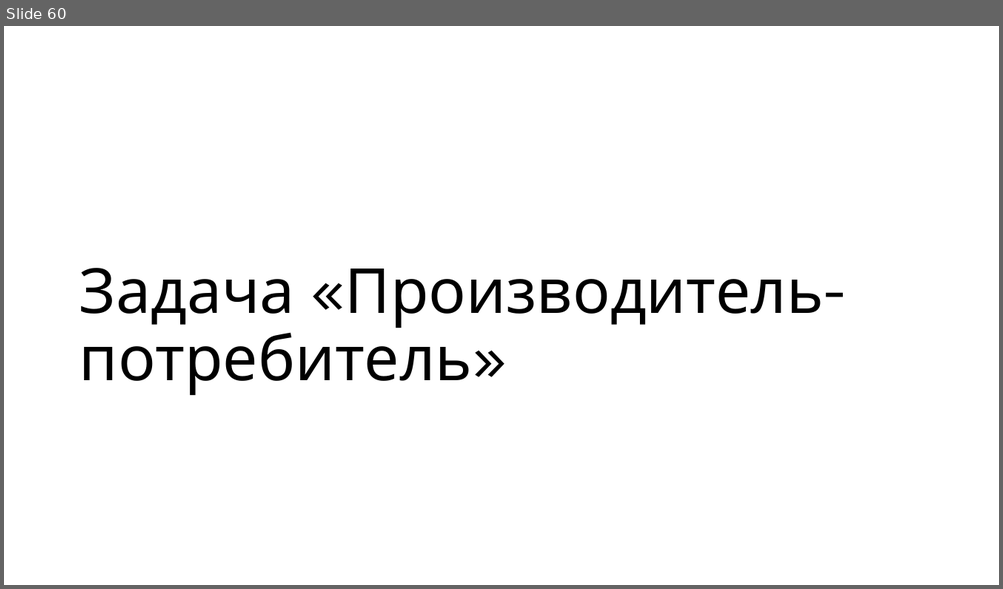
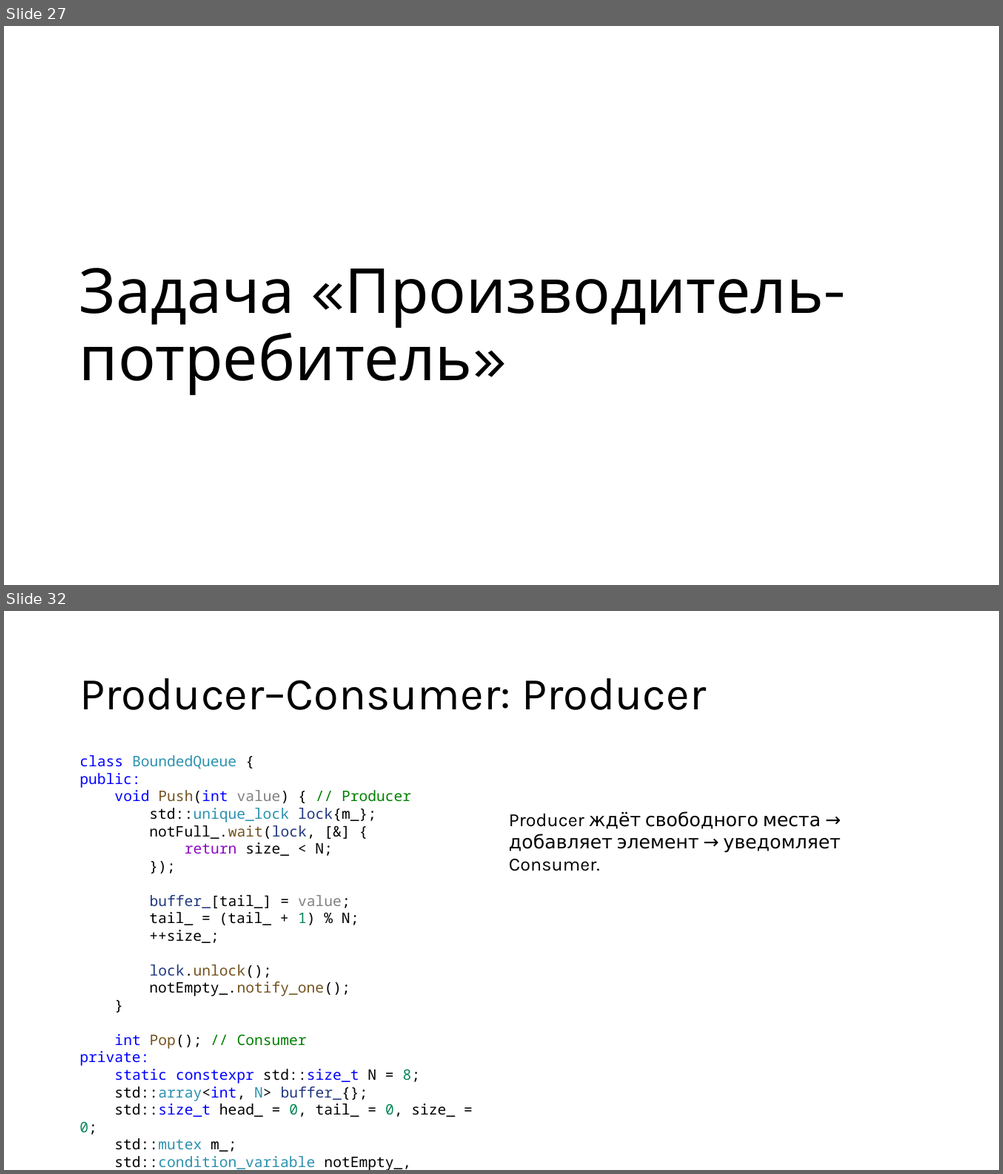
Before and after one commit to alexey-malov/os-course, a slide deck: lectures/05/Синхронизация и межпроцессная коммуникация.pptx. Shown one above the other, each under a label of ours: slide 60 before the commit, slides 27 and 32 after it; the slides between them are not shown. The pictures are 1003x589 and 1003x1174 pixels, drawn with LibreOffice and Linux fonts; fonts in the diff are those of the drawing. Boxes give left, top, right and bottom in pixels: in the first picture for what was removed or moved away, otherwise in the second. Text is boxed around its words. In the diff, an @@ line names an element or a change of style, - is before the commit and + after.

```diff
--- a/lectures/05/Синхронизация и межпроцессная коммуникация.pptx
+++ b/lectures/05/Синхронизация и межпроцессная коммуникация.pptx
@@ slide 32 added at (4,611,999,1170), background #FFFFFF @@
@@ title added at (79,678,706,710), 44 pt, text #000000 @@
+Producer–Consumer: Producer
@@ text added at (79,755,455,1170), 14 pt, text #000000 @@
+class BoundedQueue {
+public:
+void Push(int value) { // Producer
+std::unique_lock lock{m_};
+notFull_.wait(lock, [&] {
+return size_ < N;
+});
+buffer_[tail_] = value;
+tail_ = (tail_ + 1) % N;
+++size_;
+lock.unlock();
+notEmpty_.notify_one();
+}
+int Pop(); // Consumer
+private:
+static constexpr std::size_t N = 8;
+std::array<int, N> buffer_{};
+std::size_t head_ = 0, tail_ = 0, size_ = 0;
+std::mutex m_;
+std::condition_variable notEmpty_, notFull_;
+};
@@ text added at (509,812,840,871), 18 pt, text #000000 @@
+Producer ждёт свободного места → добавляет элемент → уведомляет Consumer.
@@ what was slide 60 is now slide 27 @@
```
Also in this commit, not shown: 11 slides changed, 67 other slides added, 148 slides removed, 1 other file.
